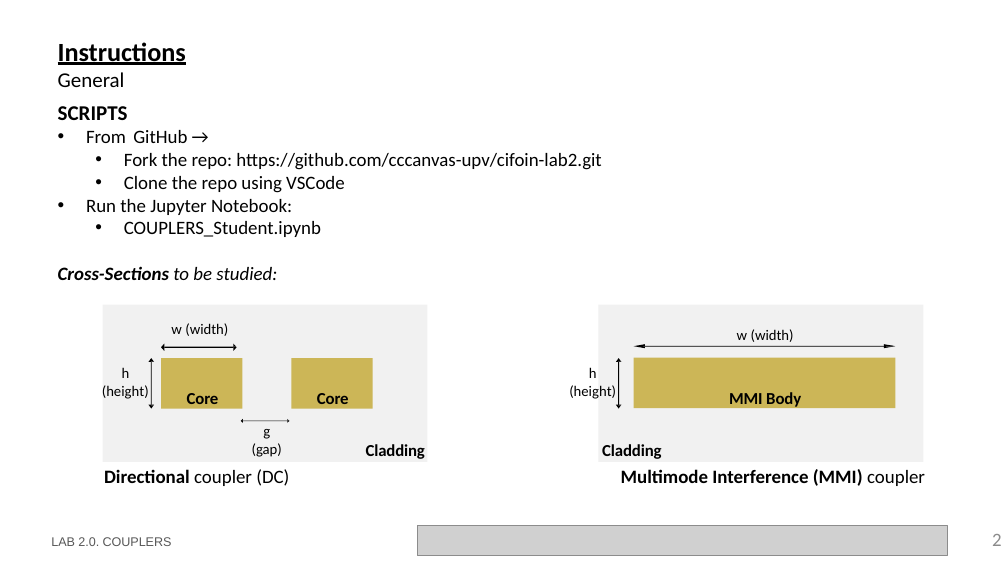
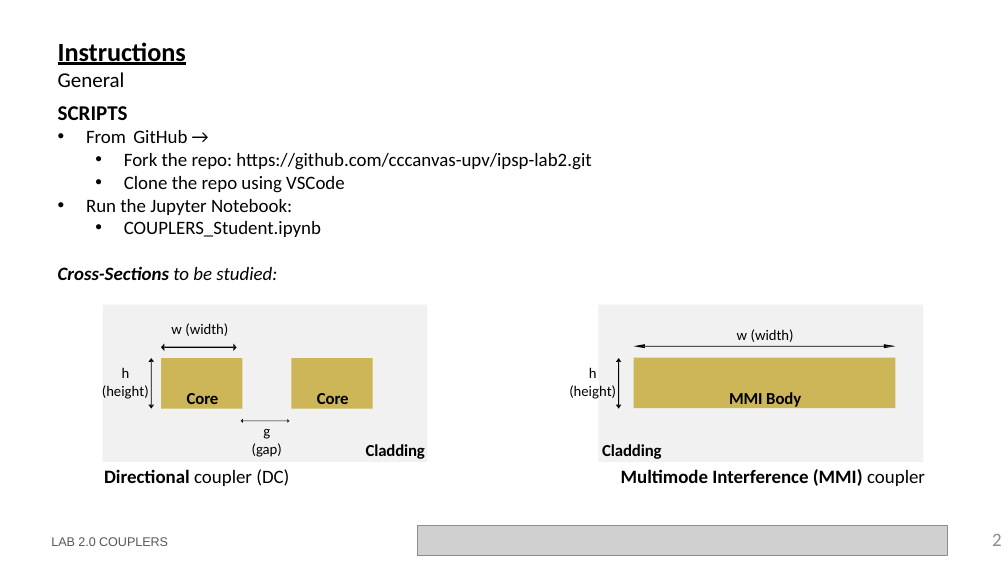
Before and after one commit to cccanvas-upv/ipsp-lab2, a slide deck: slide 2 of LabBook_20.pptx. Drawn at 1008x567 pixels with LibreOffice and Linux fonts; fonts in the diff are those of the drawing; grey boxes stand for pictures; background and template pictures are left out. Boxes give left, top, right and bottom in pixels: in the first picture for what was removed or moved away, otherwise in the second. Text is boxed around its words. In the diff, an @@ line names an element or a change of style, - is before the commit and + after.

```diff
--- a/LabBook_20.pptx
+++ b/LabBook_20.pptx
@@ text at bbox=[124, 153, 591, 170]: text changed @@
-  • Fork the repo: https://github.com/cccanvas-upv/cifoin-lab2.git
+  • Fork the repo: https://github.com/cccanvas-upv/ipsp-lab2.git
@@ text at bbox=[51, 537, 168, 546]: text changed @@
-LAB 2.0. COUPLERS
+LAB 2.0 COUPLERS
```
Also in this commit, not shown: 7 other slides changed, 9 slides removed, 3 other files.
